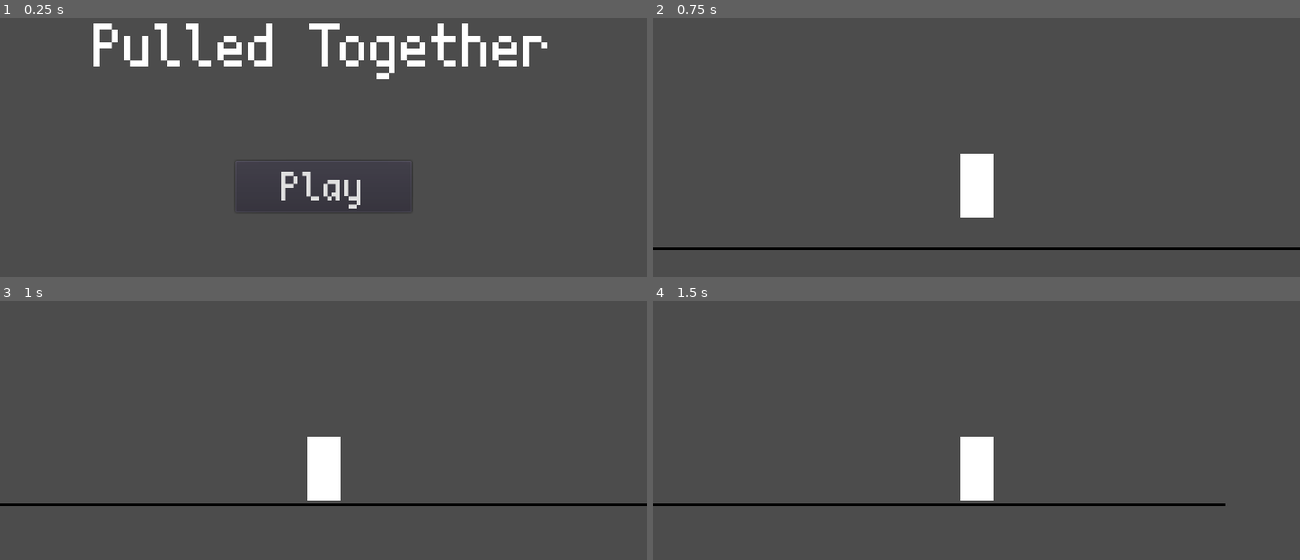
Above: before the commit, frames 1-4 (two rows, left to right).
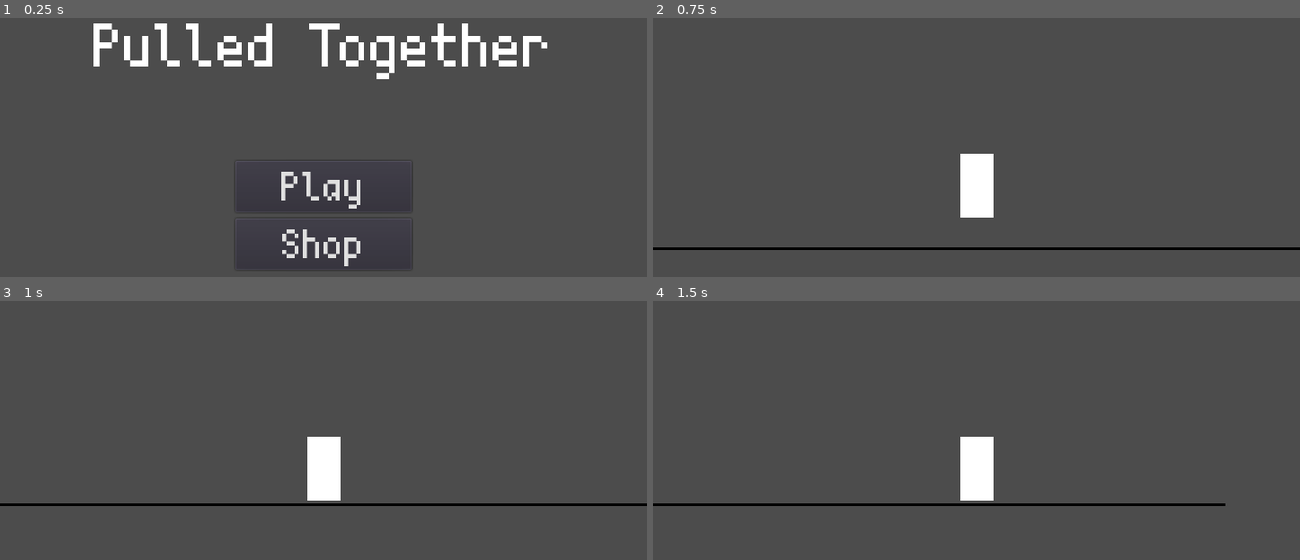
Above: after the commit, the same moments.

Repository: ShadowFungi/Pulled-Together
Game: Godot game, scene res://Scenes/Menus/MainMenu.tscn
Two runs of this game, one before a commit and one after it. Both use one fixed random seed, a clock stepped at 60 frames per second and the inputs below.
Inputs (mouse positions are in pixels of both pictures, inside the frame that each line leads up to):
- Up to frame 1 (0.25 s): no input
- Up to frame 2 (0.75 s): click "Play" (after the commit: "Shop") at 0.5 s
- Up to frame 3 (1 s): no input
- Up to frame 4 (1.5 s): tap Enter at 1.25 s; move the mouse to (1118, 448) at 1.27 s; hold D (move_right) from 1.28 s (still down); click (1118, 448) at 1.35 s

The runs differ from the first frame. In frame 1, 0.5% of the frame differs, in the area x 43-64%, y 80-96%; in frame 2, nothing differs; in frame 3, nothing differs; in frame 4, nothing differs.

Commit message:
rename a button and added the shop button

Diff:
--- a/Scenes/Menus/MainMenu.tscn
+++ b/Scenes/Menus/MainMenu.tscn
@@ -29,7 +29,7 @@
 "_edit_use_anchors_": true
 }
 
-[node name="Start" type="Button" parent="."]
+[node name="Play" type="Button" parent="."]
 anchor_left = 0.36377
 anchor_top = 0.440625
 anchor_right = 0.63623
@@ -40,4 +40,20 @@
 "_edit_use_anchors_": true
 }
 
-[connection signal="pressed" from="Start" to="." method="_on_Start_pressed"]
+[node name="Item Shop" type="Button" parent="."]
+anchor_left = 0.36377
+anchor_top = 0.440625
+anchor_right = 0.63623
+anchor_bottom = 0.559375
+margin_left = -0.000396729
+margin_top = 64.5
+margin_right = -0.000396729
+margin_bottom = 64.5
+custom_fonts/font = SubResource( 1 )
+text = "Shop"
+__meta__ = {
+"_edit_use_anchors_": true
+}
+
+[connection signal="pressed" from="Play" to="." method="_on_Start_pressed"]
+[connection signal="pressed" from="Item Shop" to="." method="_on_Start_pressed"]
